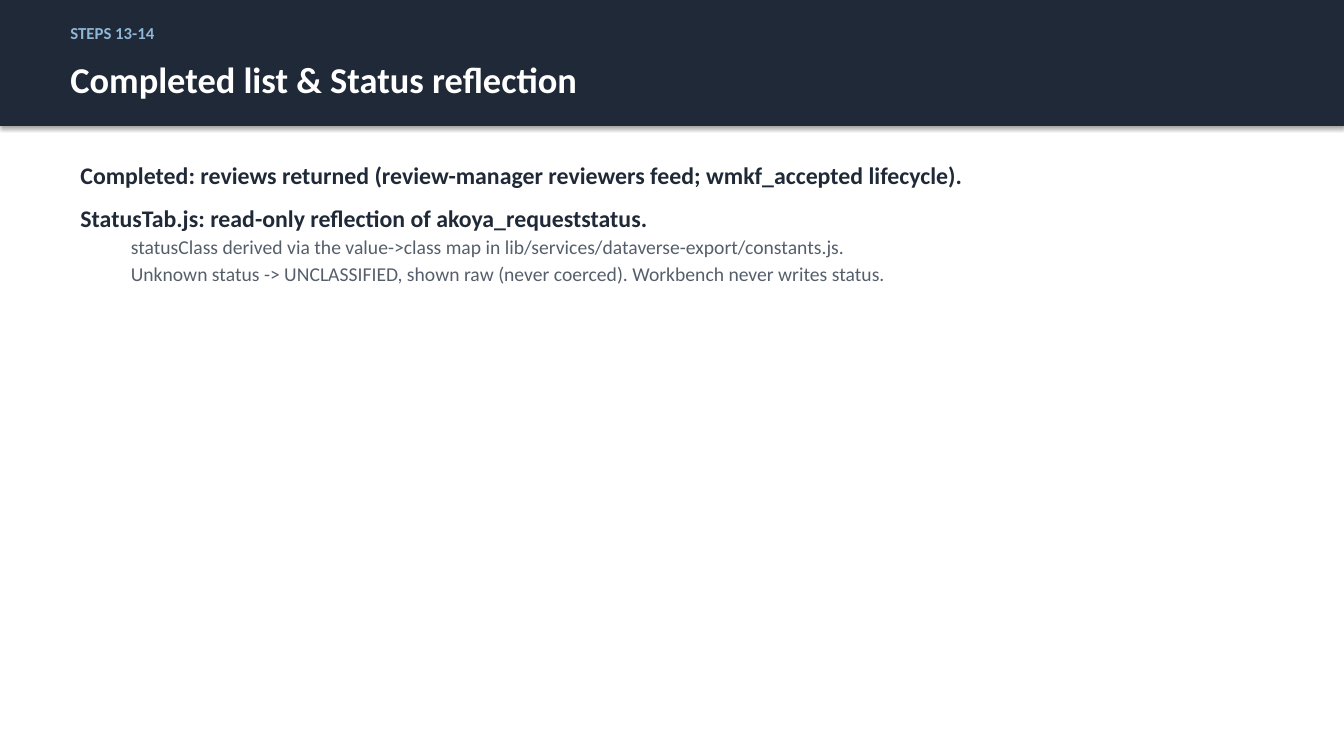
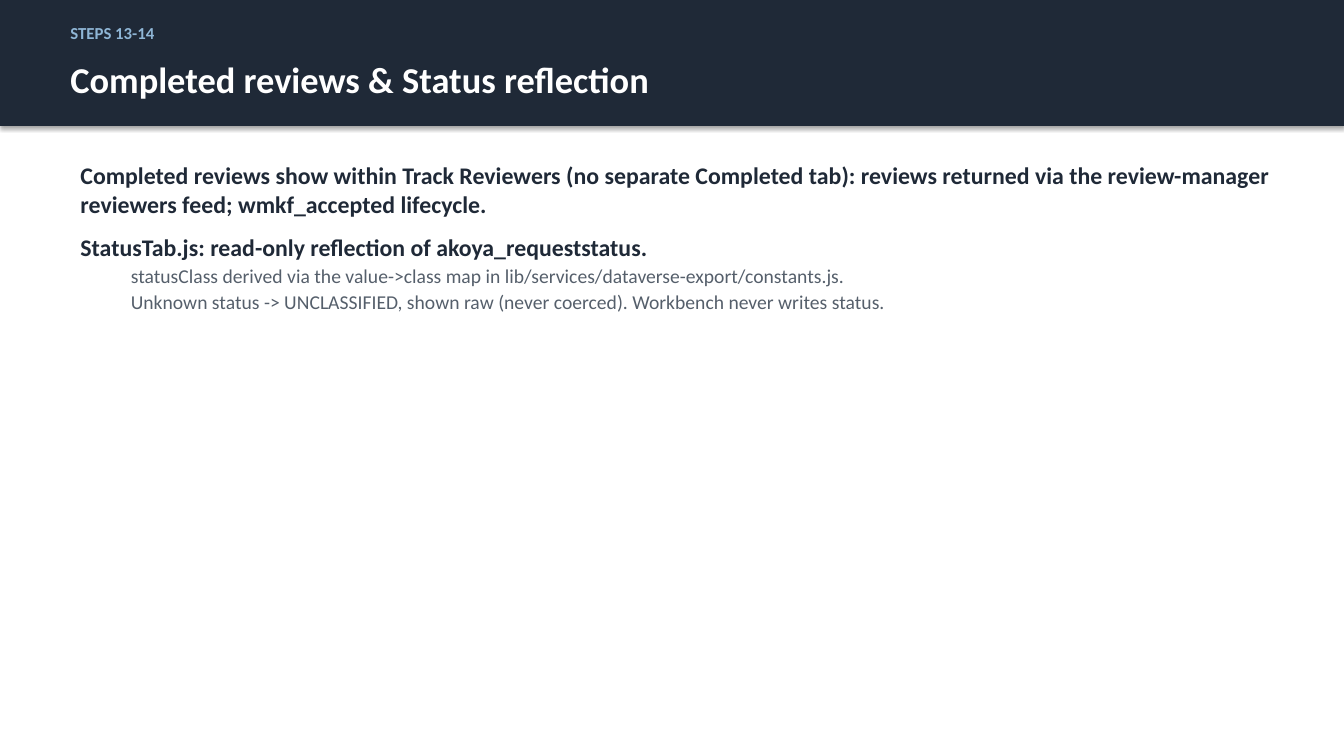
Before and after one commit to justingallivan/wmkf-research-apps, a slide deck: slide 26 of docs/onboarding/Workbench_Onboarding_Technical.pptx. Drawn at 1344x756 pixels with LibreOffice and Linux fonts; fonts in the diff are those of the drawing. Boxes give left, top, right and bottom in pixels: in the first picture for what was removed or moved away, otherwise in the second. Text is boxed around its words. In the diff, an @@ line names an element or a change of style, - is before the commit and + after.

```diff
--- a/docs/onboarding/Workbench_Onboarding_Technical.pptx
+++ b/docs/onboarding/Workbench_Onboarding_Technical.pptx
@@ text at bbox=[70, 67, 649, 99]: text changed @@
-Completed list & Status reflection
+Completed reviews & Status reflection
@@ text at bbox=[80, 166, 1269, 217]: text changed @@
-Completed: reviews returned (review-manager reviewers feed; wmkf_accepted lifecycle).
+Completed reviews show within Track Reviewers (no separate Completed tab): reviews returned via the review-manager reviewers feed; wmkf_accepted lifecycle.
```
Also in this commit, not shown: 6 other slides changed, 3 other files.
